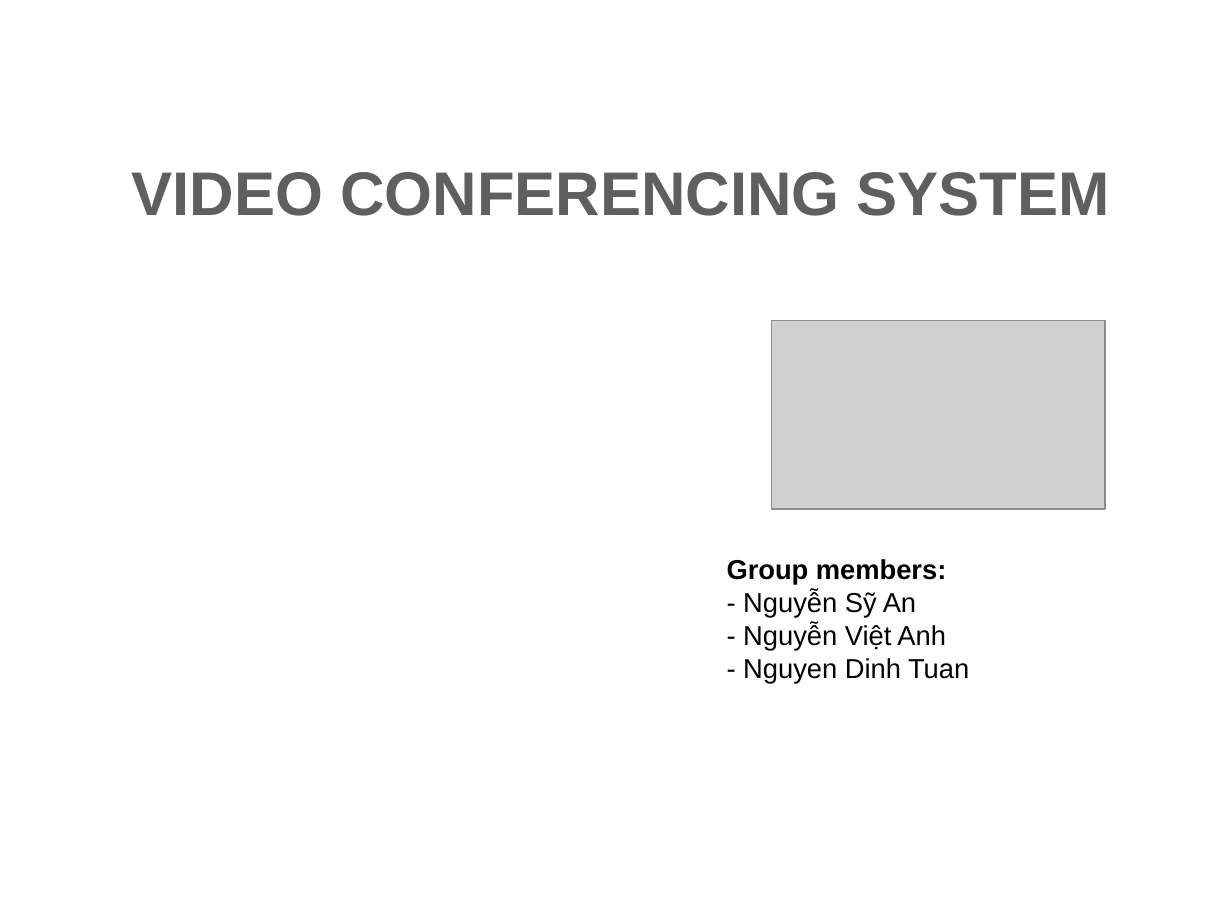
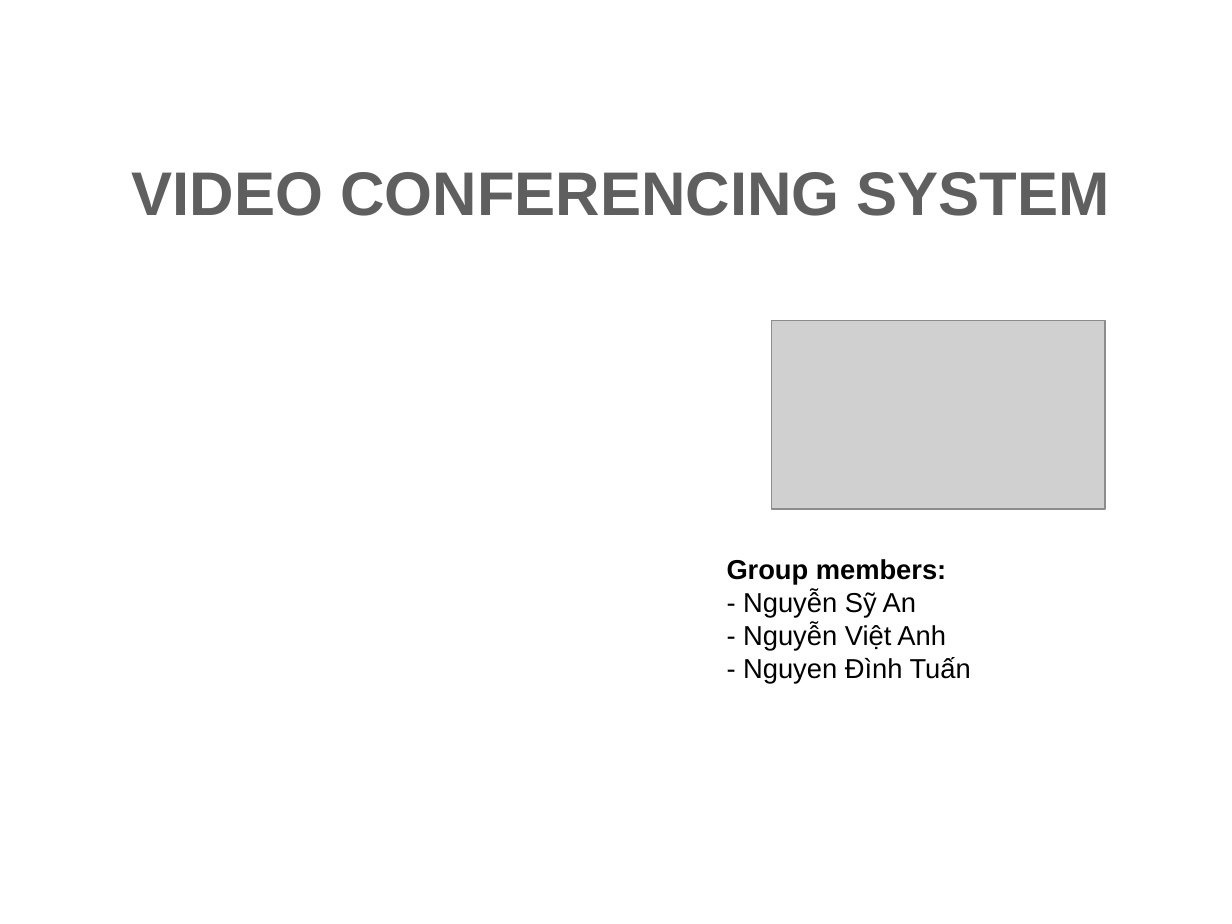
Before and after one commit to vietanhdev/gict-meeting, a slide deck: slide 1 of docs/VideoConf-v2.pptx. Drawn at 1232x924 pixels with LibreOffice and Linux fonts; fonts in the diff are those of the drawing; grey boxes stand for pictures; background and template pictures are left out. Boxes give left, top, right and bottom in pixels: in the first picture for what was removed or moved away, otherwise in the second. Text is boxed around its words. In the diff, an @@ line names an element or a change of style, - is before the commit and + after.

```diff
--- a/docs/VideoConf-v2.pptx
+++ b/docs/VideoConf-v2.pptx
@@ text at [743, 657, 971, 684]: text changed @@
-- Nguyen Dinh Tuan
+- Nguyen Đình Tuấn
```
Also in this commit, not shown: 4 other slides changed, 10 slides removed.
